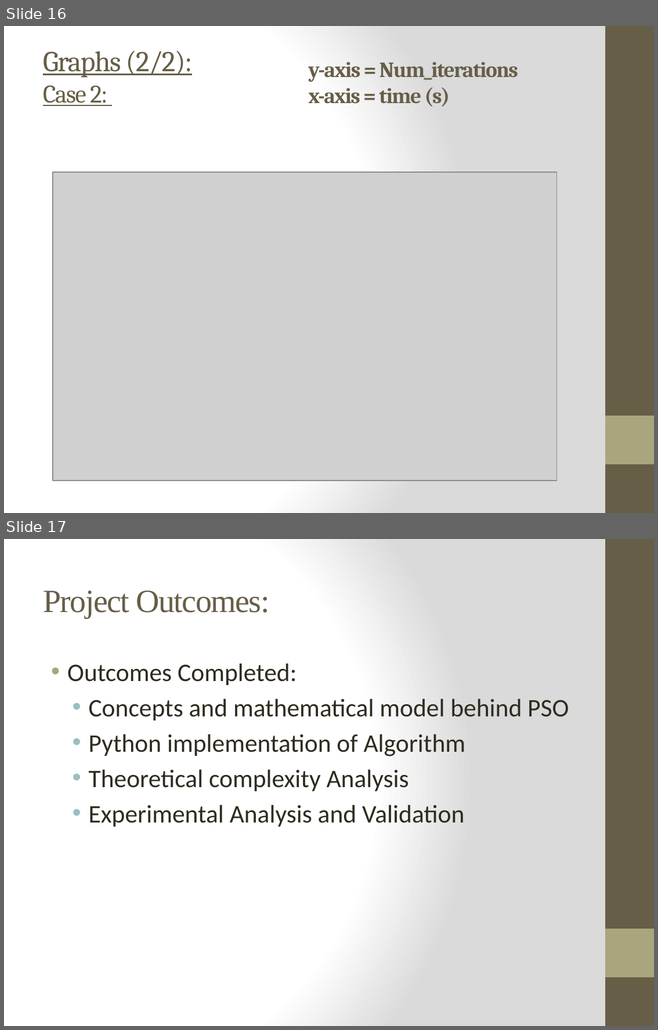
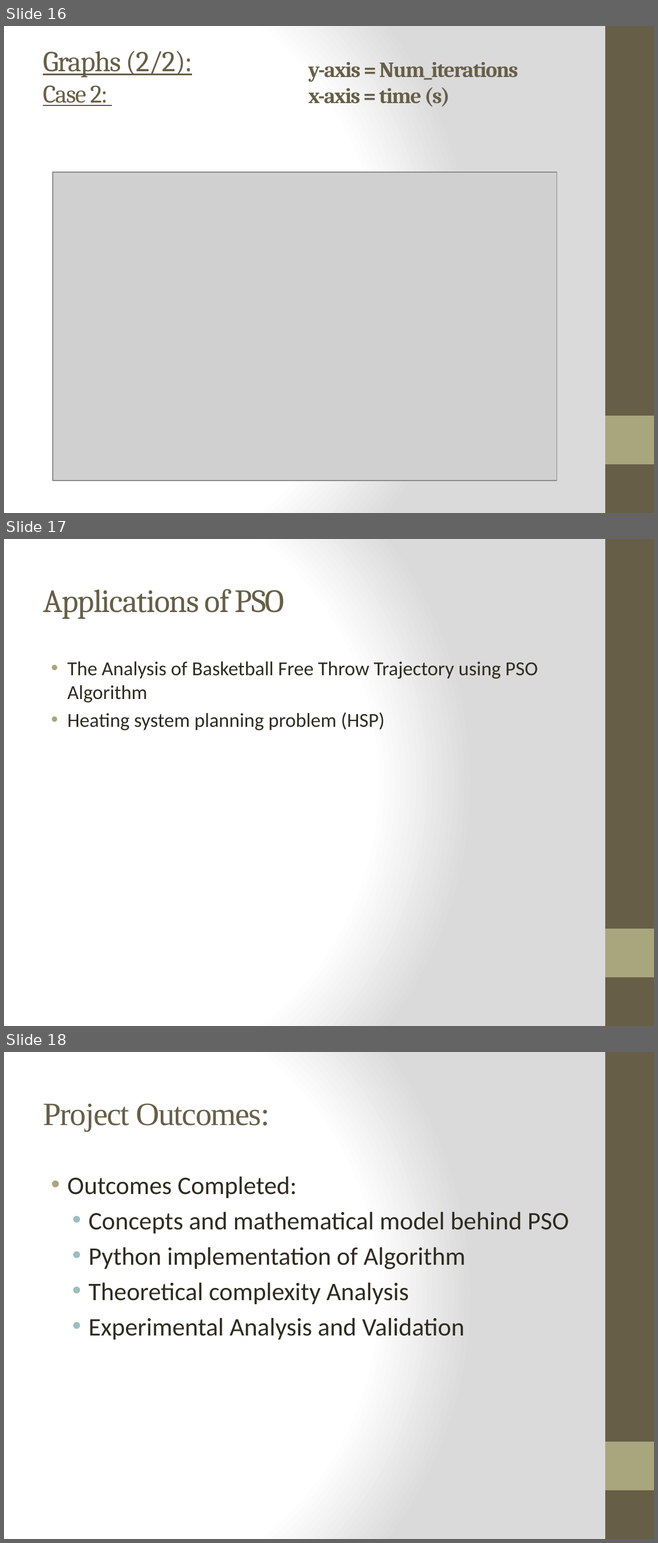
Before and after one commit to ayazhassan-courses/project-pyteam, a slide deck: Documentation/Presentation_final_PSO_Pyteam.pptx. Shown one above the other, each under a label of ours: slides 16 and 17 before the commit, slides 16, 17 and 18 after it. The pictures are 658x1030 and 658x1543 pixels, drawn with LibreOffice and Linux fonts; fonts in the diff are those of the drawing; grey boxes stand for pictures. Boxes give left, top, right and bottom in pixels: in the first picture for what was removed or moved away, otherwise in the second. Text is boxed around its words. In the diff, an @@ line names an element or a change of style, - is before the commit and + after.

Commit message:
Applications added

```diff
--- a/Documentation/Presentation_final_PSO_Pyteam.pptx
+++ b/Documentation/Presentation_final_PSO_Pyteam.pptx
@@ slide 17 added at (x1=4, y1=539, x2=654, y2=1026), background gradient #FFFFFF to #DADADA; not listed: 2 template elements that a slide beside it also shows @@
@@ title added at (x1=43, y1=589, x2=285, y2=619), 36 pt, text #675E47 @@
+Applications of PSO
@@ text added at (x1=67, y1=661, x2=538, y2=730), 22 pt, text #2F2B20 @@
+• The Analysis of Basketball Free Throw Trajectory using PSO Algorithm
+• Heating system planning problem (HSP)
@@ what was slide 17 is now slide 18 @@
```
Also in this commit, not shown: 1 other file.
